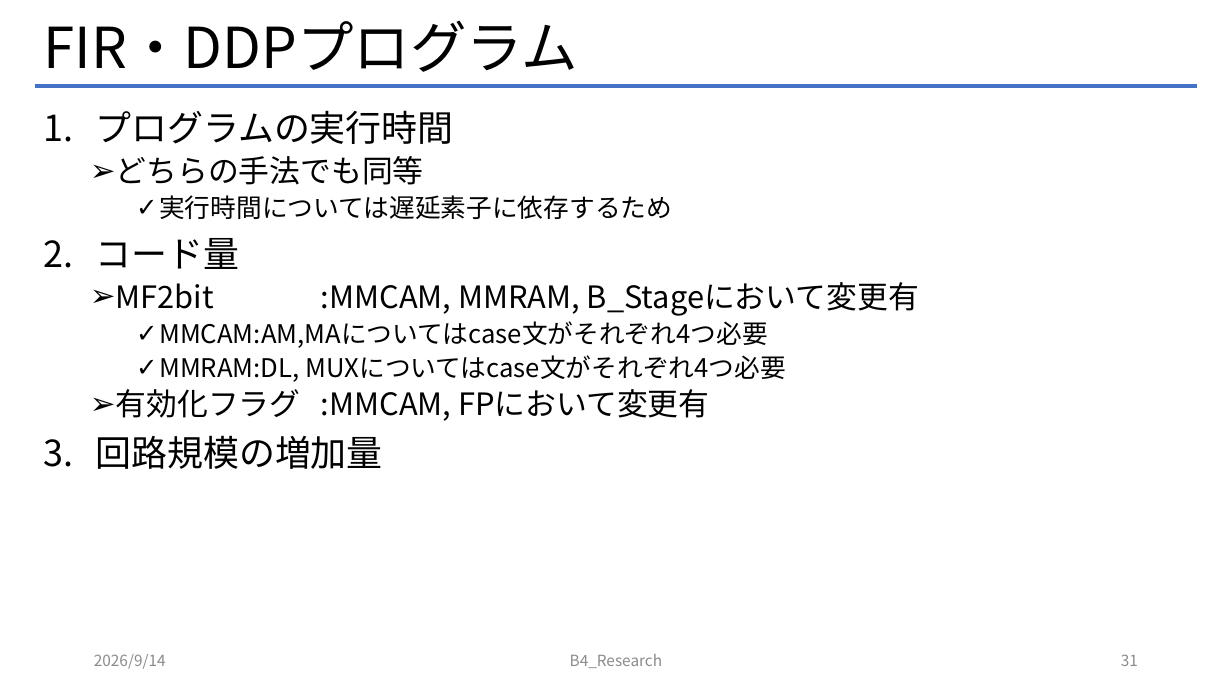
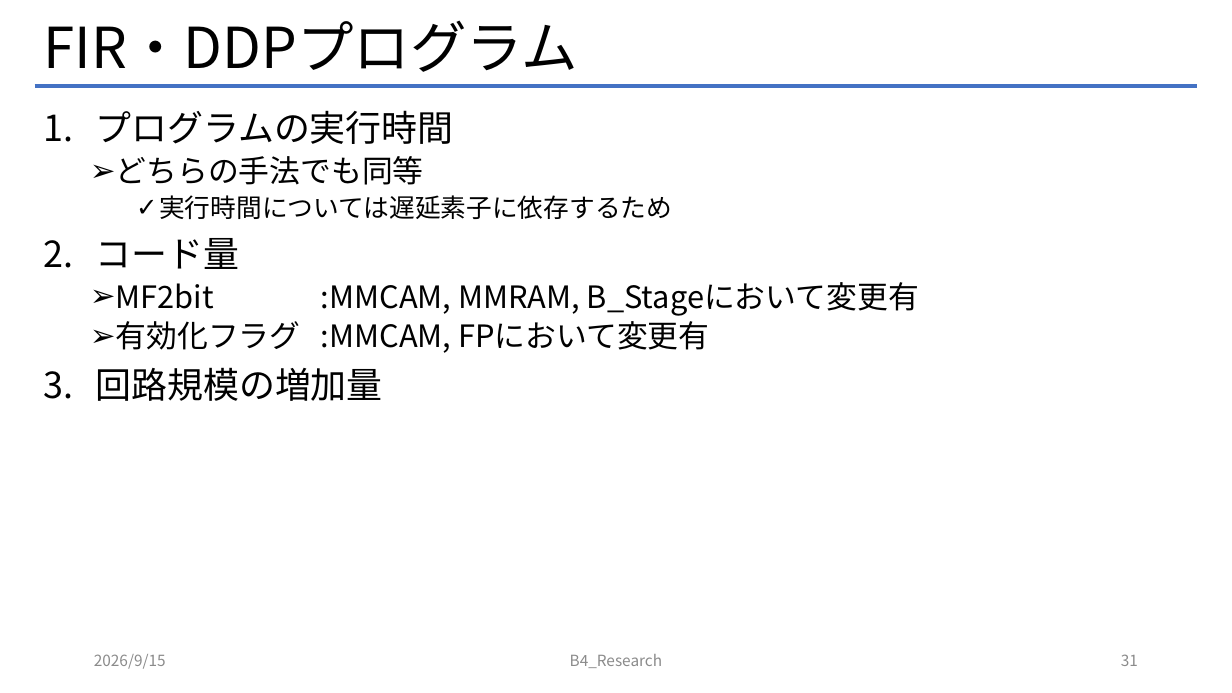
Before and after one commit to Mattya009/SuperScalar_DDP, a slide deck: slide 31 of DDP_SuperScalar.pptx. Drawn at 1232x693 pixels with LibreOffice and Linux fonts; fonts in the diff are those of the drawing. Boxes give left, top, right and bottom in pixels: in the first picture for what was removed or moved away, otherwise in the second. Text is boxed around its words. In the diff, an @@ line names an element or a change of style, - is before the commit and + after.

```diff
--- a/DDP_SuperScalar.pptx
+++ b/DDP_SuperScalar.pptx
@@ text at [159,321,785,382]: paragraphs removed @@
-    ✓ MMCAM:AM,MAについてはcase文がそれぞれ4つ必要
-    ✓ MMRAM:DL, MUXについてはcase文がそれぞれ4つ必要
@@ text at [94,654,166,669]: text changed @@
-2026/9/14
+2026/9/15
```
Also in this commit, not shown: 63 other slides changed, 52 other files.
